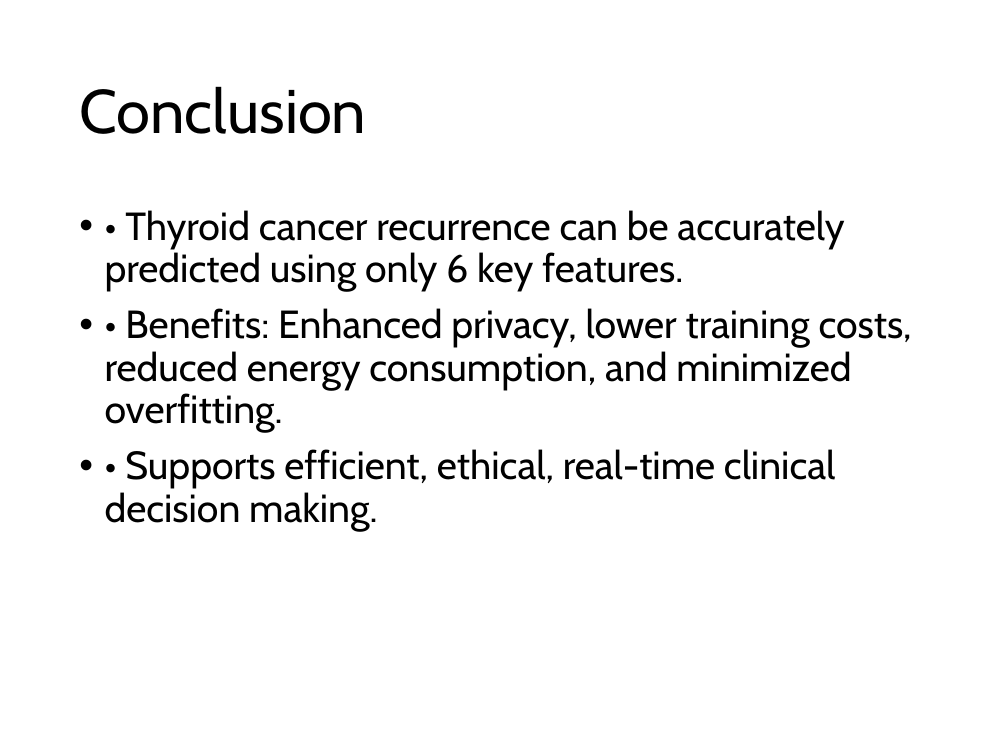
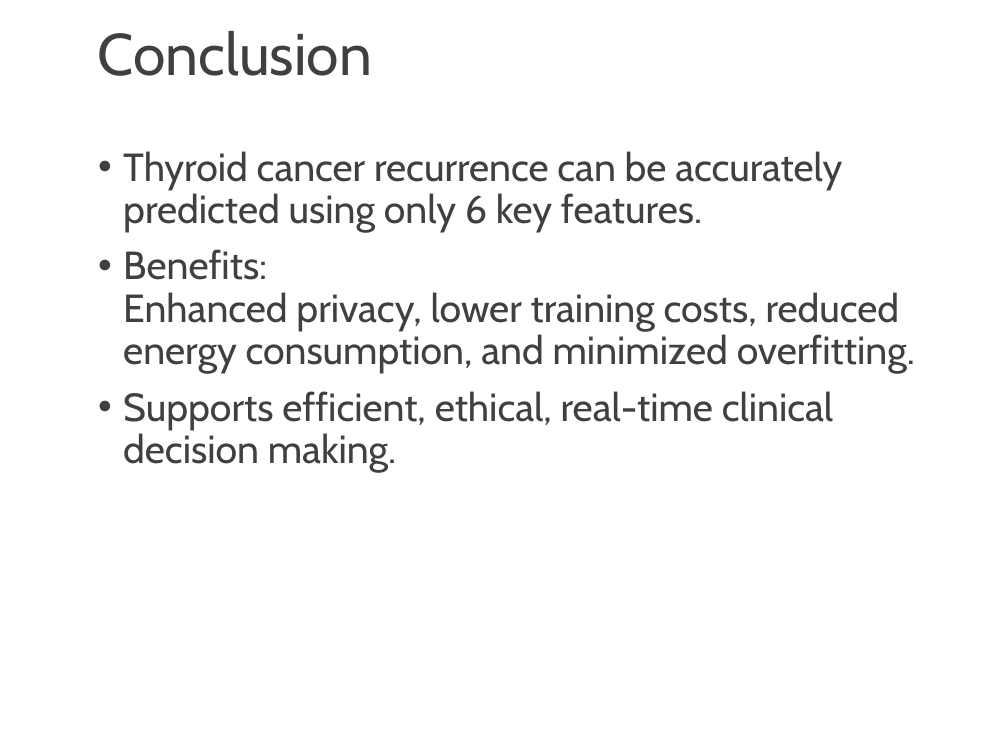
Before and after one commit to josh-dcosta/pjas-thyroid, a slide deck: slide 17 of presentation/Thyroid_Cancer_Recurrence_Presentation.pptx (slide 14 before the commit). Drawn at 1008x756 pixels with LibreOffice and Linux fonts; fonts in the diff are those of the drawing. Boxes give left, top, right and bottom in pixels: in the first picture for what was removed or moved away, otherwise in the second. Text is boxed around its words. In the diff, an @@ line names an element or a change of style, - is before the commit and + after.

```diff
--- a/presentation/Thyroid_Cancer_Recurrence_Presentation.pptx
+++ b/presentation/Thyroid_Cancer_Recurrence_Presentation.pptx
@@ text "Conclusion": place and size @@
-text "Conclusion" at [79, 86, 366, 134]
+text "Conclusion" at [98, 31, 372, 76]
@@ text "Conclusion" at [98, 31, 372, 76]: size 44 to 42 pt, text colour #000000 to #404040; vertical alignment middle to top @@
@@ text at [123, 151, 915, 473]: text changed; text colour #000000 to #404040 @@
-• • Thyroid cancer recurrence can be accurately predicted using only 6 key features.
-• • Benefits: Enhanced privacy, lower training costs, reduced energy consumption, and minimized overfitting.
-• • Supports efficient, ethical, real-time clinical decision making.
+• Thyroid cancer recurrence can be accurately predicted using only 6 key features.
+• Benefits:
+  Enhanced privacy, lower training costs, reduced energy consumption, and minimized overfitting.
+• Supports efficient, ethical, real-time clinical decision making.
```
Also in this commit, not shown: 13 other slides changed, 7 slides added, 4 slides removed.
